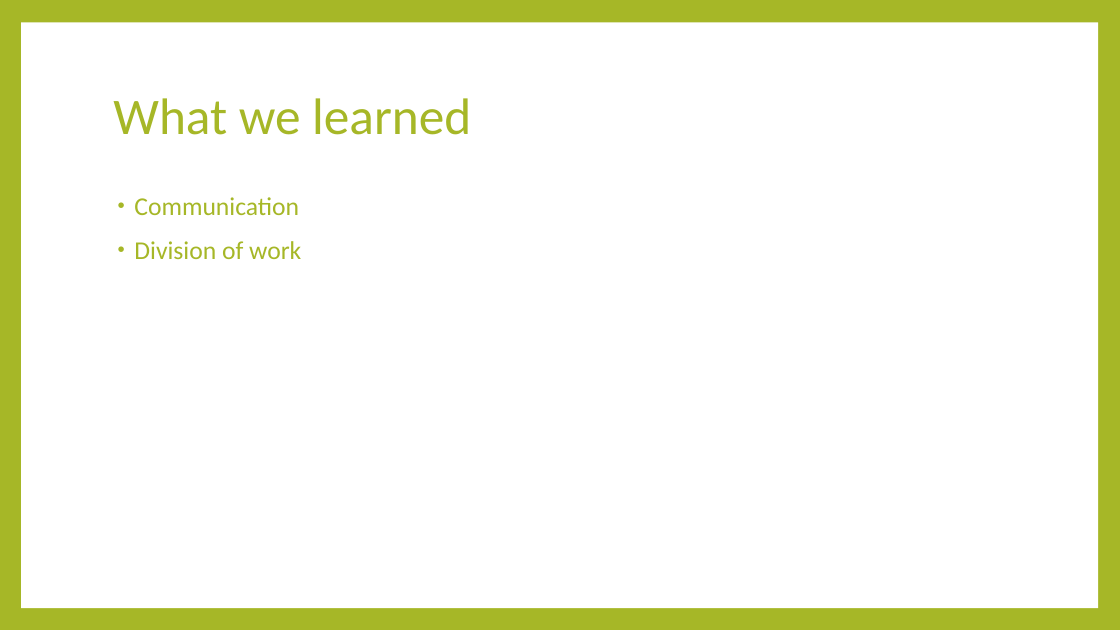
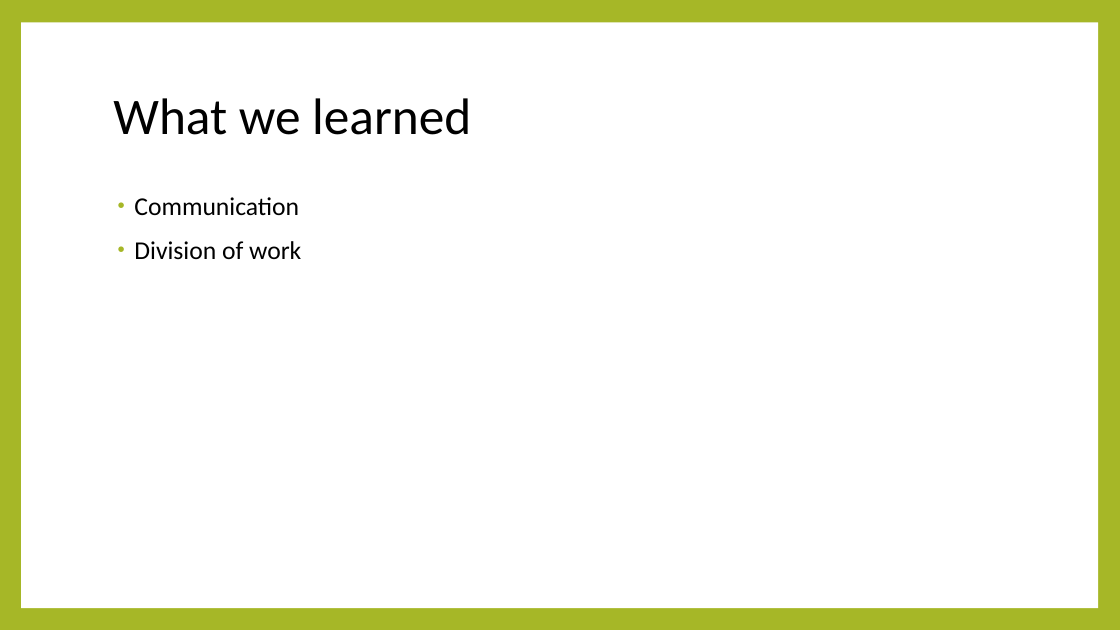
Before and after one commit to Hookz/pentominoes, a slide deck: slide 14 of Pentetris bots.pptx. Drawn at 1120x630 pixels with LibreOffice and Linux fonts; fonts in the diff are those of the drawing. Boxes give left, top, right and bottom in pixels: in the first picture for what was removed or moved away, otherwise in the second. Text is boxed around its words. In the diff, an @@ line names an element or a change of style, - is before the commit and + after.

Commit message:
Fixed font color

```diff
--- a/Pentetris bots.pptx
+++ b/Pentetris bots.pptx
@@ title "What we learned" at <box>113,98,471,135</box>: text colour #A6B727 to #000000 @@
@@ text "Communication" at <box>134,197,301,259</box>: text colour #A6B727 to #000000 @@
```
Also in this commit, not shown: 10 other slides changed.
